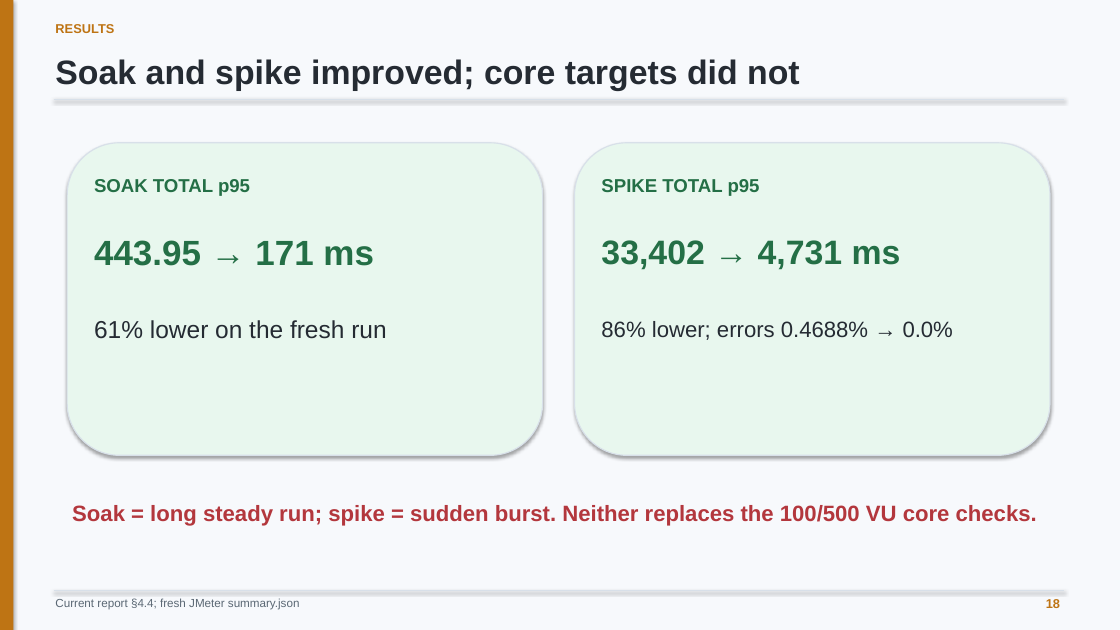
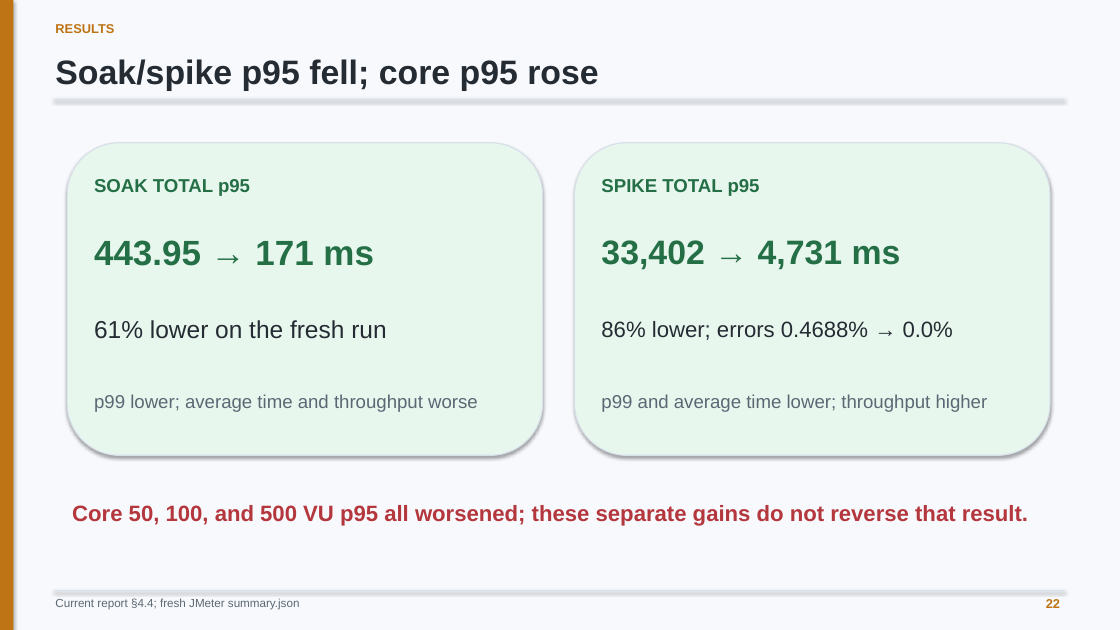
Before and after one commit to minatozaki98/financial-accounting, a slide deck: slide 22 of Document/outputs/final-defense/G6519692_Zaw_Ye_Htut_Ko_Final_Thesis_Defense.pptx (slide 18 before the commit). Drawn at 1120x630 pixels with LibreOffice and Linux fonts; fonts in the diff are those of the drawing. Boxes give left, top, right and bottom in pixels: in the first picture for what was removed or moved away, otherwise in the second. Text is boxed around its words. In the diff, an @@ line names an element or a change of style, - is before the commit and + after.

```diff
--- a/Document/outputs/final-defense/G6519692_Zaw_Ye_Htut_Ko_Final_Thesis_Defense.pptx
+++ b/Document/outputs/final-defense/G6519692_Zaw_Ye_Htut_Ko_Final_Thesis_Defense.pptx
@@ text at box(55, 59, 598, 90): text changed @@
-Soak and spike improved; core targets did not
+Soak/spike p95 fell; core p95 rose
@@ text added at box(94, 394, 478, 412), 16 pt, text #5B6874 @@
+p99 lower; average time and throughput worse
@@ text added at box(601, 394, 988, 412), 16 pt, text #5B6874 @@
+p99 and average time lower; throughput higher
@@ text at box(72, 505, 1028, 526): text changed @@
-Soak = long steady run; spike = sudden burst. Neither replaces the 100/500 VU core checks.
+Core 50, 100, and 500 VU p95 all worsened; these separate gains do not reverse that result.
@@ text at box(1046, 599, 1060, 608): text changed @@
-18
+22
```
Also in this commit, not shown: 34 other slides changed, 5 slides added, 3 slides removed, 2 other files.
